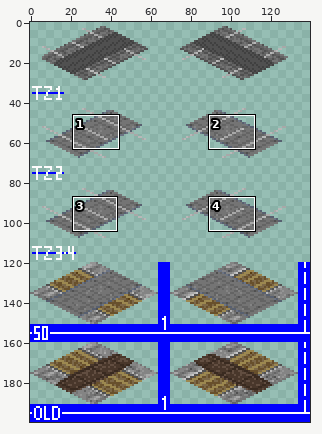
One commit to this sprite sheet: gfx/crossings/gfx_crossing_street_unpaved.png. The picture above shows the old version from afar; the outline marks the close-up.
Close-up. Before the commit:
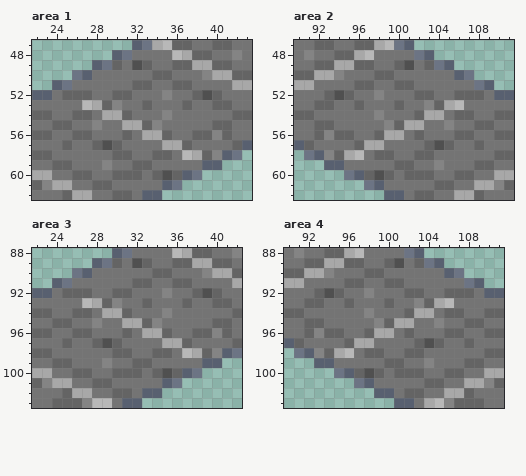
The file is 140x200 pixels. Shown: area 1: x 22..43, y 47..62; area 2: x 90..111, y 47..62; area 3: x 22..42, y 88..103; area 4: x 90..111, y 88..103.
And afterwards:
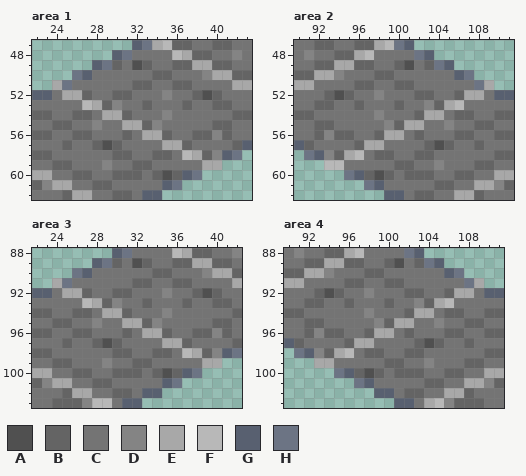
Palette (. is transparent): A #505050  B #646464  C #747474  D #848484  E #a8a8a8  F #b8b8b8  G #586070  H #6c7484
Diff:
Area 1:
y 51: x 24 G -> E
y 52: x 25..26 BB -> EE
y 59: x 39..40 GG -> EE
Area 2:
y 51: x 109 G -> E
y 52: x 107..108 BB -> EE
y 59: x 93..94 GG -> FF
Area 3:
y 91: x 24 G -> E
y 92: x 25..26 BB -> EE
y 99: x 39..40 GG -> EE
Area 4:
y 91: x 109 G -> E
y 92: x 107..108 BB -> EE
y 99: x 93..94 GG -> EE
